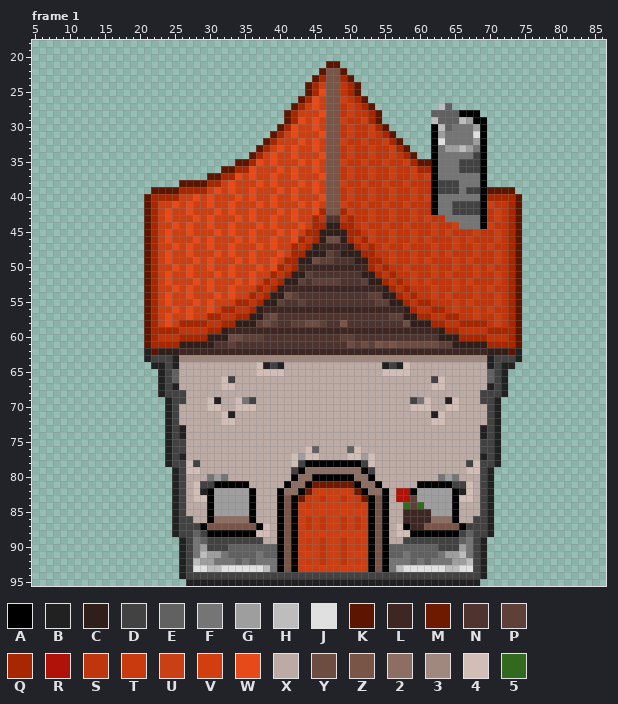
Edited in one commit: pixel-art file (Assets/Arts/Construction/House/House01.aseprite). Above, as it was before the edit.
96x96 pixels, 5 frames. Colours within 5 levels of each other are drawn and written as one. Shown: frame 1: x 5..86, y 18..95. The commit also changed other frames, which this record leaves out.
Visible layers, top first: "Plant", "Smoke", "Chimney", "Roof", "House".
Palette (. is transparent): A #000000  B #212121  C #301e1a  D #424242  E #616161  F #757575  G #9e9e9e  H #bdbdbd  J #e0e0e0  K #5c1600  L #3e2723  M #6e1a00  N #4e342e  P #5d4037  Q #a72800  R #b0120a  S #bf360c  T #c93b0f  U #ca4015  V #d23e10  W #e64a19  X #bcaaa4  Y #6d4c41  Z #795548  2 #8d6e63  3 #a1887f  4 #d2beb7  5 #33691e
Pixels before, frame 1 (only the part around the change), first column x 5:
74 ...................BDBXXXXXXXXXXXXXXXXXXXXXXXXXXXXXXXXXXXXXXXXXXBDB...............
75 ...................BDDXXXXXXXXXXXXXXXXXXXXXXXXXXXXXXXXXXXXXXXXXXDDB...............
76 ...................BDDXXXXXXXXXXXXXXXXX4EXXXXE4XXXXXXXXXXXXXXXXXDDB...............
77 ...................BDBXXXXXXXXXXXXXXX4G44XXXX44G4XXXXXXXXXXXXXXXBDB...............
78 ...................BDD4DXXXXXXXXXXXXX4DAAAAAAAAD4XXXXXXXXXXXXXD4DDB...............
79 ....................BD44XXXXXXXXXXXXXDA22222222ADXXXXXXXXXXXXX44DB................
80 ....................BDXXXFGFXXXXXXXXXA22AAAAAA22AXXXXXXXXXFGFXXXDB................
81 ....................BDX4DDAAAAAXXXXXA22AMMMMMMA22AXXXXXAAAAADD4XDB................
82 ....................BDX4BAGGGGGAXXXA22AMUVUUVUMA22AXRRAGGGGGAB4XDB................
83 ....................BDX44AGGGGGAXXXAZAMTUSUUSUTMAZAXRRPGGGGGA44XDB................
84 ....................BDXXXAGGGGGAXXXAZAUTUVUUVUTUAZAXX5P5GGGGAXXXDB................
85 ....................BDXXXAGGGGGAXXXAZAUVUVUUVUVUAZAXXLLLLGGGAXXXDB................
86 ....................BDDXXA22222AXXXAZAUSUSUUSUSUAZAXXLLLL222AXXDDB................
87 ....................BDDDAZZZZZZZA4XAZAUSUSUUSUSUAZAX4ALLZZZZZADDDB................
88 ....................BDDEDAAAAAAA44XAZAUVUVUUVUVUAZAX44AAAAAAADEDDB................
89 .....................BDFEDDDDDDDDXXAZAUTUSUUSUTUAZAXXDDDDDDDDEFDB.................
90 .....................BDFGDDDEEEEEEEAZAUTUSUUSUTUAZAEEEEEEEDDDGFDB.................
91 .....................BDFHGGFEEEEFEEAZAUVUSUUSUVUAZAEEFEEEEFGGHFDB.................
92 .....................BDHGGFFFEFEFFFAZAUTUSUUSUTUAZAFFFEFEFFFGGHDB.................
93 .....................BDJJHHJJJJJJHFAZAUVUVUUVUVUAZAFHJJJJJJHHJJDB.................
94 .....................BDDDDDDDDDDDDDDDDDDDDDDDDDDDDDDDDDDDDDDDDDDB.................
95 ......................BBBBBBBBBBBBBBBBBBBBBBBBBBBBBBBBBBBBBBBBBB..................
The result:
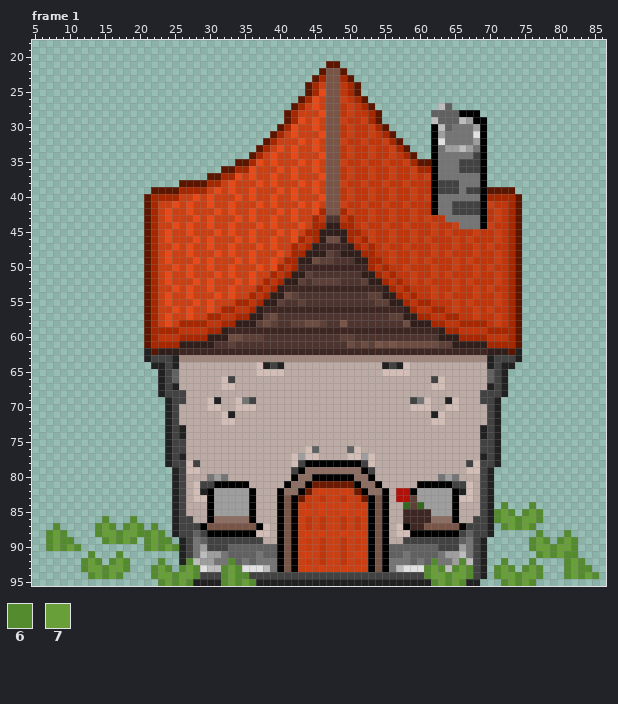
Colours new in this view: 6 #558b2f  7 #689f38
What changed:
layer "Grass" added
Frame 1, layer "Grass":
The author put colour 6 in row 84 at x 72 and 76; in row 85 at x 71, 73, 75 and 77; in row 86 at x 15, 19, 71, 74 and 77; in row 87 at x 8, 14, 16, 18, 20, 22, 72, 74 and 76; in row 88 at x 7, 9, 14, 17, 20 to 21, 23, 77 and 81; in row 89 at x 7, 9 to 10, 15, 17, 19, 21, 23 to 24, 76, 78, 80 and 82.
The author put colour 6 in row 90 at x 7, 9, 11, 21, 23, 25, 76, 79 and 82; in row 91 at x 13, 17, 77, 79 and 81 to 82; in row 92 at x 12, 14, 16, 18, 23, 72, 76, 81 and 83; in row 93 at x 12, 15, 18, 22, 24, 71, 73, 75, 77, 81 and 83 to 84; in row 94 at x 13, 15, 17, 22, 25, 71, 74, 77, 81, 83 and 85; in row 95 at x 23, 25, 72, 74 and 76.
Colour B becomes colour 6 in row 93 at x 26; in row 95 at x 27, 32, 34, 36, 62, 64 and 66.
Colour D becomes colour 6 in row 92 at x 27; in row 94 at x 28, 32, 34 to 35, 61, 64 and 67.
Colour F becomes colour 6 in row 92 at x 33 and 62.
Colour G becomes colour 6 in row 92 at x 66.
Colour H becomes colour 6 in row 93 at x 65.
Colour J becomes colour 6 in row 93 at x 28, 32, 34, 61, 63 and 67.
The author put colour 7 in row 85 at x 72 and 76; in row 86 at x 72 to 73 and 75 to 76; in row 87 at x 15, 19, 73 and 75; in row 88 at x 8, 15 to 16, 18 to 19 and 22; in row 89 at x 8, 16, 18, 22, 77 and 81; in row 90 at x 8, 10, 22, 24, 77 to 78 and 80 to 81.
The author put colour 7 in row 91 at x 78 and 80; in row 92 at x 13, 17 and 82; in row 93 at x 13 to 14, 16 to 17, 23, 72, 76 and 82; in row 94 at x 14, 16, 23 to 24, 72 to 73, 75 to 76, 82 and 84; in row 95 at x 24, 26, 73 and 75.
Colour B becomes colour 7 in row 94 at x 26; in row 95 at x 33, 35, 63 and 65.
Colour D becomes colour 7 in row 93 at x 27; in row 94 at x 27, 33, 62 to 63 and 65 to 66.
Colour J becomes colour 7 in row 93 at x 33, 62 and 66.
Changed places in both pictures, as pixel boxes (x1, y1, x2, y2):
added: (494, 502, 599, 586)
changed: (46, 516, 200, 586)
changed: (221, 558, 256, 586)
changed: (424, 558, 473, 586)
